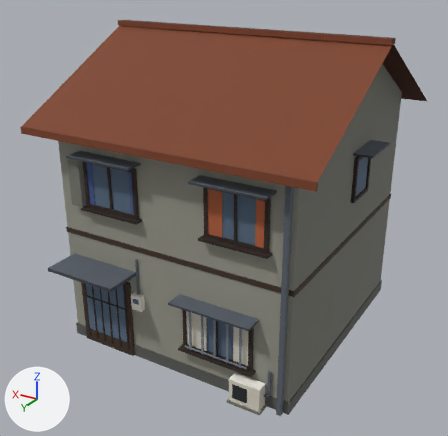
A saved change to the FBX model Assets/Art/Models/Buildings/House_B.fbx.
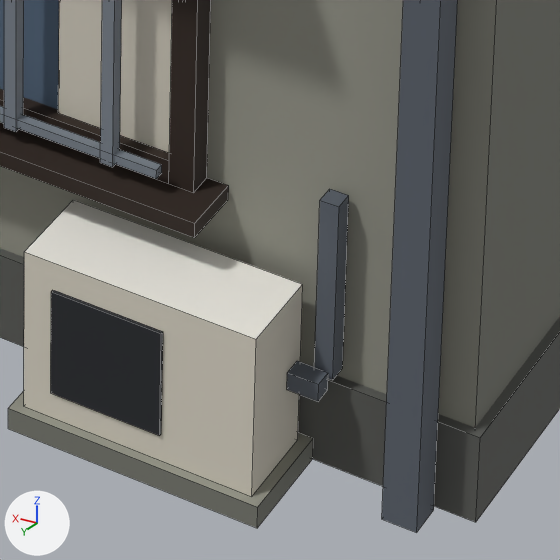
The first picture shows the older version from a 50 mm camera at (-7.29, 9.81, 9.12) aimed at (0.09, -2.48, 2.97). The close-ups show the older and then the newer version on the part from 50% to 67% of the width and 79% to 96% of the height of that picture. Only the edits that show in the close-ups are written down. The lights are fixed; the arrows at lower left show +X, +Y and +Z. The close-ups show mesh edges as thin lines. Where no turn or scale is listed for an object, it has been applied to the vertices. Vertices at exactly the same position are counted once.

Before the edit, the objects in view are built like this:
```python
me_curtain0_001 = bpy.data.meshes.new('Curtain0.001')
me_curtain0_001.from_pydata(...)  # 16 vertices, 12 faces; spans x -2.05..-0.45, y 0.04..0.05, z 0.9..1.9
me_curtain0_001.materials.append(mat_km_palettemat)  # picture img_km_palette_png
me_glass_001 = bpy.data.meshes.new('Glass.001')
me_glass_001.from_pydata(...)  # 56 vertices, 42 faces; spans x -3.03..3.04, y -3.82..0.15, z 0.35..4.86
me_glass_001.materials.append(mat_km_palettemat)  # picture img_km_palette_png
me_pipes_001 = bpy.data.meshes.new('Pipes.001')
me_pipes_001.from_pydata(...)  # a box spanning x 0.88..0.92, y 0.01..0.05, z 1.79..2.69; a box spanning x -2.9..-2.8, y 0.04..0.16, z 0.0..5.6; a box spanning x -2.9..-2.8, y 0.1..0.4, z 5.5..5.6; a box spanning x -2.58..-2.48, y 0.09..0.15, z 0.32..0.38; a box spanning x -2.59..-2.53, y 0.02..0.08, z 0.35..0.95
me_pipes_001.materials.append(mat_km_palettemat)  # picture img_km_palette_png
ob_curtain0_001 = bpy.data.objects.new('Curtain0.001', me_curtain0_001)
ob_curtain0_001.location = (0.0, 0.0, 0.0)
ob_glass_001 = bpy.data.objects.new('Glass.001', me_glass_001)
ob_glass_001.location = (0.0, 0.0, 0.0)
ob_pipes_001 = bpy.data.objects.new('Pipes.001', me_pipes_001)
ob_pipes_001.location = (0.0, 0.0, 0.0)
# also in view: 'WinFrame.001' at (0.0, -1.84, 2.85); 'Body.001' at (0.0, -3.1, 2.9); 'AirConFan.001' at (-2.0, 0.34, 0.35); 'AirCon.001' at (-2.1, 0.2, 0.35); 'AirConBase.001' at (-2.1, 0.2, 0.04)
```
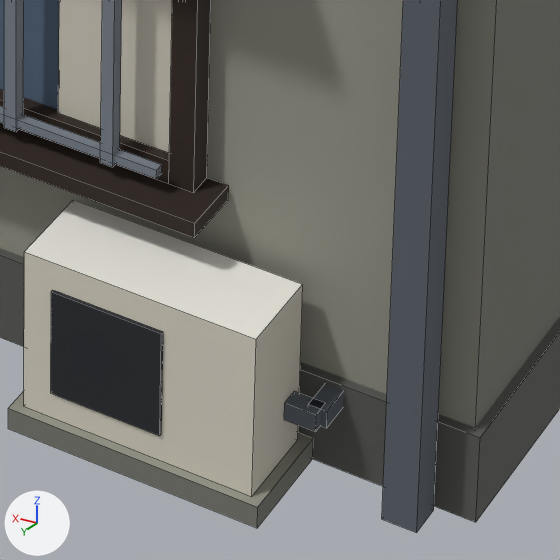
Where the change shows, as pixel boxes (x1, y1, x2, y2) in the close-ups (560 x 560 px; the box of a moved part takes in the faces that stretch with it):
'Pipes.001', reshaped: before (287, 0, 458, 533); after (284, 0, 458, 533)
part 1 of me_pipes_001, moved or reshaped: before (287, 361, 328, 401); after (284, 391, 325, 432)
part 2 of me_pipes_001, moved or reshaped: before (314, 189, 349, 380); after (310, 384, 343, 428)

The change in detail:
me_pipes_001 is used by ob_pipes_001; location (0.0, 0.0, 0.0).
me_pipes_001 had 40 vertices, 30 faces and spanned x -2.9..0.92, y 0.01..0.4, z 0.0..5.6.
me_pipes_001 now has 40 vertices, 30 faces and spans x -2.9..0.92, y 0.0..0.4, z 0.0..5.6.
me_pipes_001 part 1: the loose piece of 8 vertices spanning x -2.58..-2.48, y 0.09..0.15, z 0.32..0.38 is moved by (0.0, 0.01, -0.1).
me_pipes_001 part 2: the loose piece of 8 vertices spanning x -2.59..-2.53, y 0.02..0.08, z 0.35..0.95 is scaled about its middle by (1, 2.17, 0.1), then moved by (-0.01, 0.01, -0.4).
